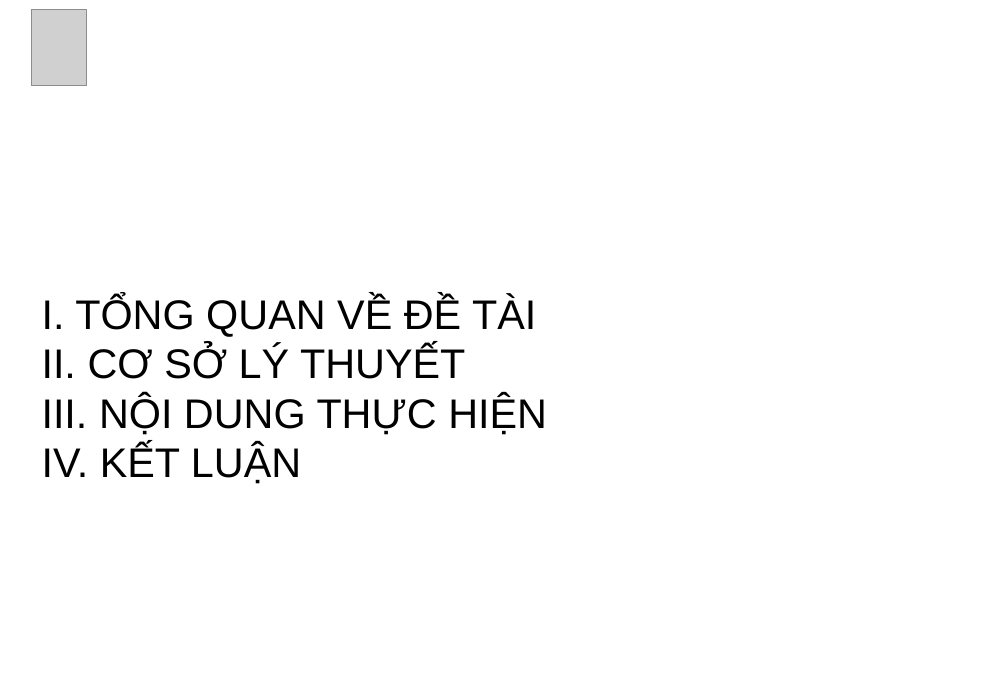
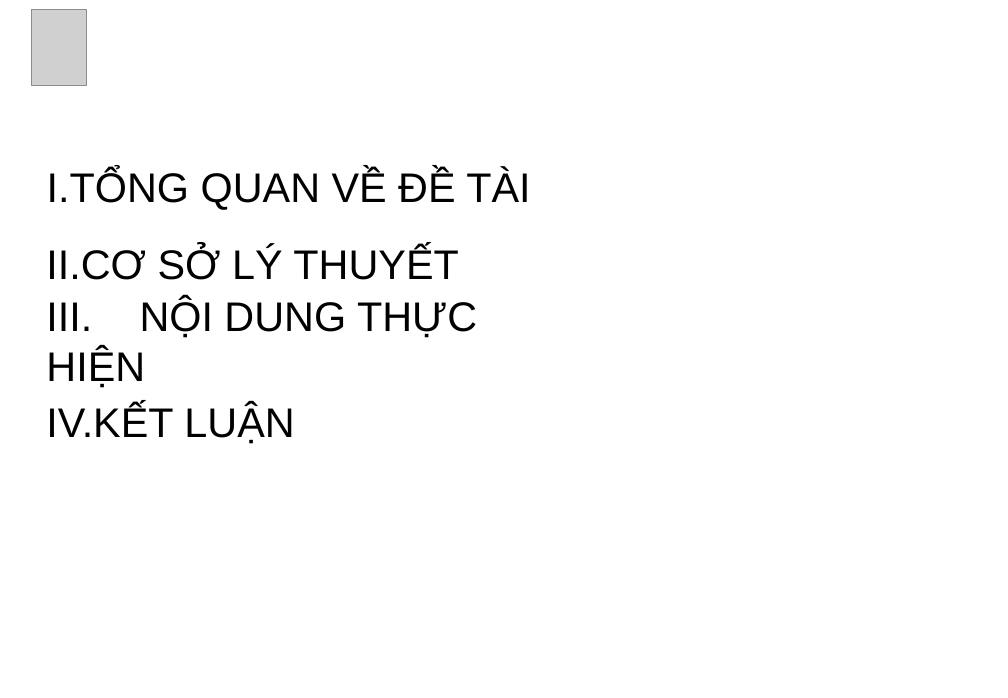
Before and after one commit to linh236/document_LVTN_2020, a slide deck: slide 3 of document/LVTN_2020_NQL.pptx (slide 2 before the commit). Drawn at 1008x698 pixels with LibreOffice and Linux fonts; fonts in the diff are those of the drawing; grey boxes stand for pictures; background and template pictures are left out. Boxes give left, top, right and bottom in pixels: in the first picture for what was removed or moved away, otherwise in the second. Text is boxed around its words. In the diff, an @@ line names an element or a change of style, - is before the commit and + after.

```diff
--- a/document/LVTN_2020_NQL.pptx
+++ b/document/LVTN_2020_NQL.pptx
@@ text added at (47,169,530,210), 32 pt, text #000000 @@
+I. TỔNG QUAN VỀ ĐỀ TÀI
@@ text added at (46,246,458,280), 32 pt, text #000000 @@
+II.CƠ SỞ LÝ THUYẾT
@@ text added at (46,298,477,388), 32 pt, text #000000 @@
+III. NỘI DUNG THỰC HIỆN
@@ text removed at (75,296,547,484) @@
-I. TỔNG QUAN VỀ ĐỀ TÀI
-II. CƠ SỞ LÝ THUYẾT
-III. NỘI DUNG THỰC HIỆN
-IV. KẾT LUẬN
@@ text added at (46,404,294,444), 32 pt, text #000000 @@
+IV.KẾT LUẬN
```
Also in this commit, not shown: 18 other slides changed, 1 slide added, 1 slide removed, 10 other files.
